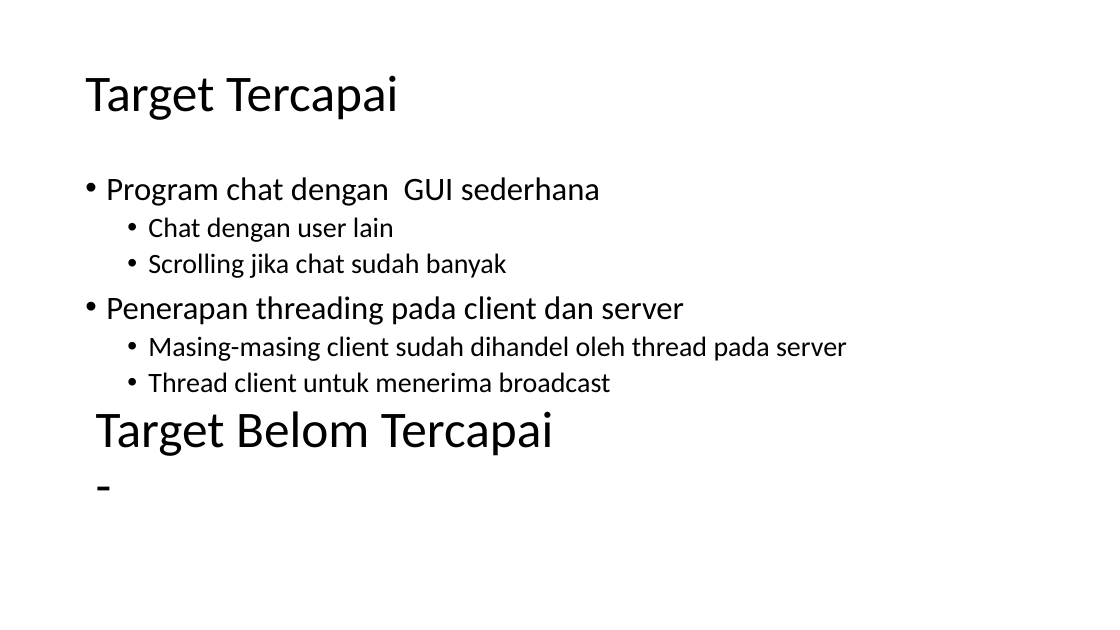
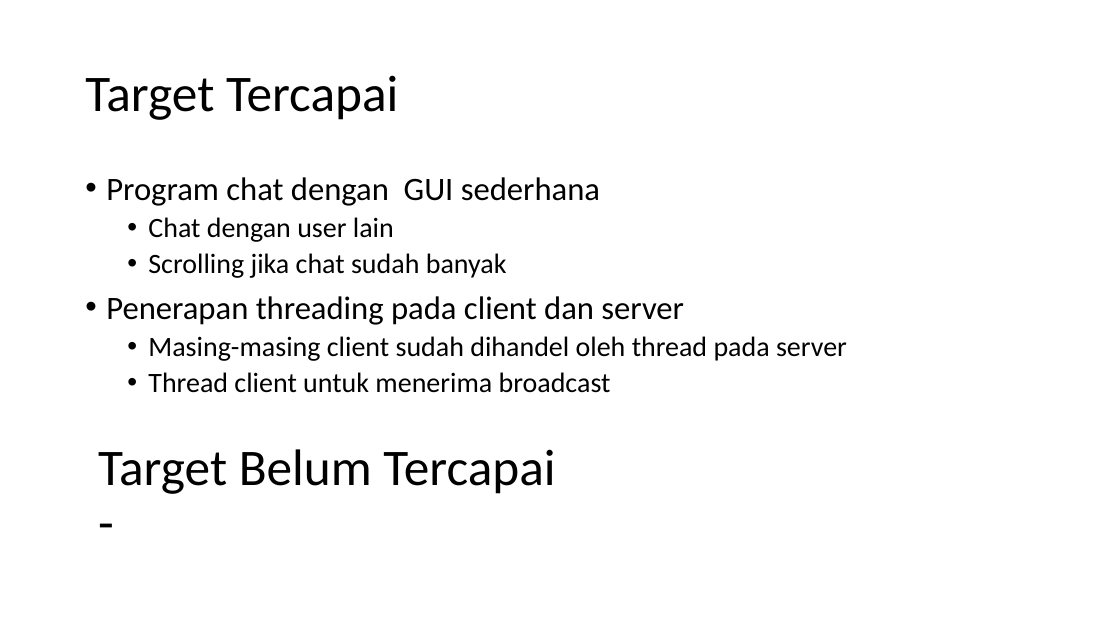
Before and after one commit to carwima/FP_PROGJAR, a slide deck: slide 2 of Presentations/Progress 20 Mei.pptx. Drawn at 1120x630 pixels with LibreOffice and Linux fonts; fonts in the diff are those of the drawing. Boxes give left, top, right and bottom in pixels: in the first picture for what was removed or moved away, otherwise in the second. Text is boxed around its words. In the diff, an @@ line names an element or a change of style, - is before the commit and + after.

```diff
--- a/Presentations/Progress 20 Mei.pptx
+++ b/Presentations/Progress 20 Mei.pptx
@@ text "Target Belum Tercapai": place and size @@
-text "Target Belum Tercapai" at bbox=[96, 411, 553, 456]
+text "Target Belum Tercapai" at bbox=[98, 449, 555, 494]
@@ text at bbox=[98, 449, 555, 494]: text changed @@
-Target Belom Tercapai
+Target Belum Tercapai
```
Also in this commit, not shown: 1 other file.
